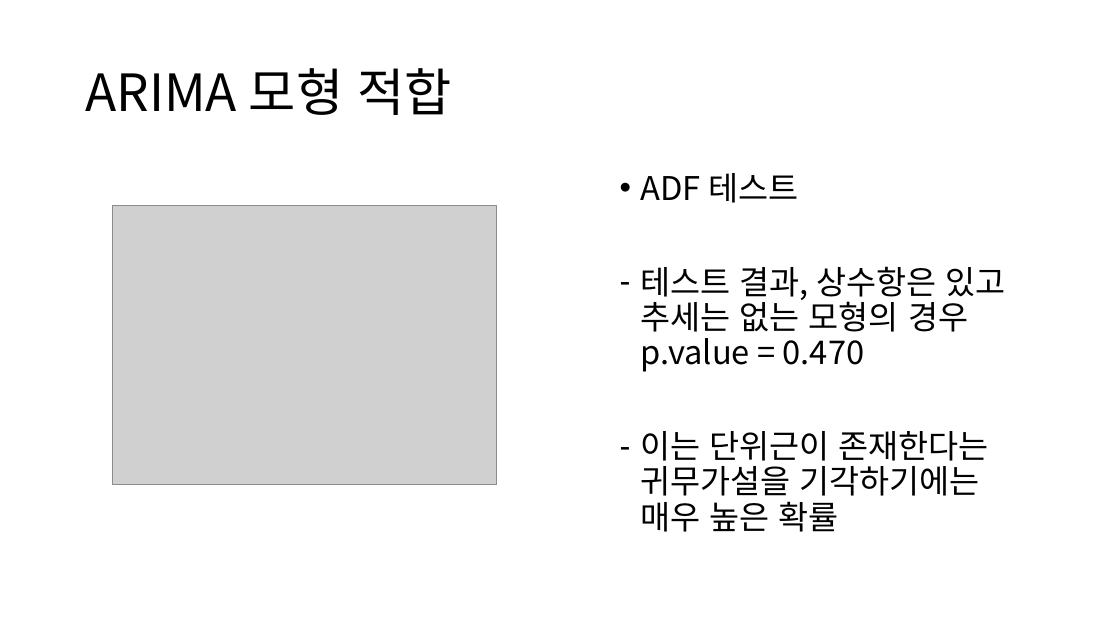
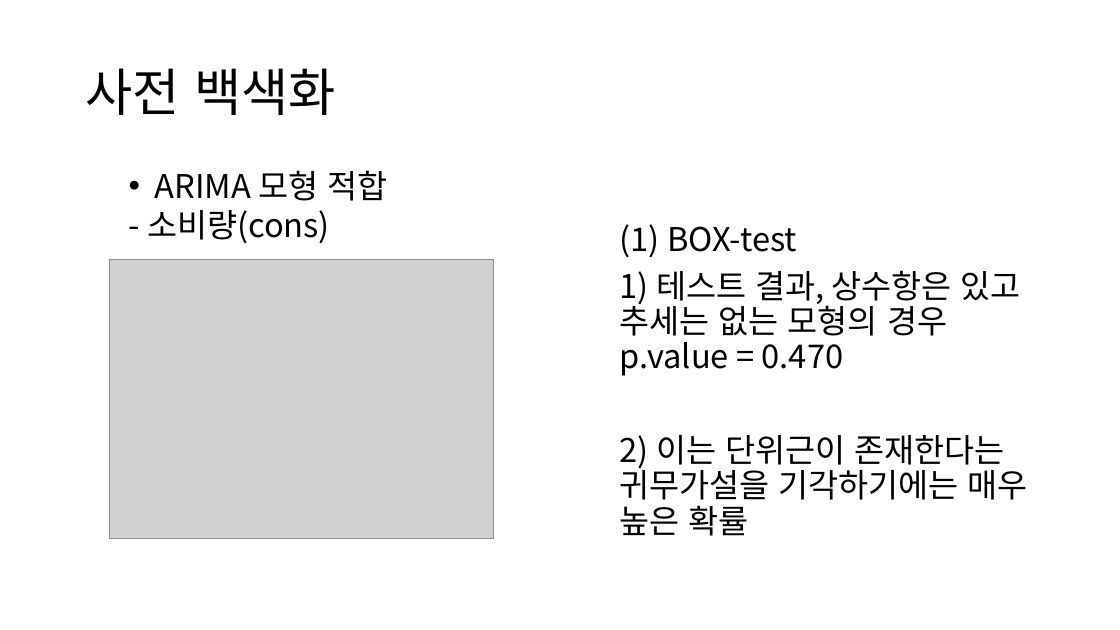
Before and after one commit to neverland251/MainProject, a slide deck: slide 8 of Project/DataMining/ARIMAX_Project/아이스크림 판매량 예측/아이스크림을 왜 먹을까.pptx. Drawn at 1120x630 pixels with LibreOffice and Linux fonts; fonts in the diff are those of the drawing; grey boxes stand for pictures. Boxes give left, top, right and bottom in pixels: in the first picture for what was removed or moved away, otherwise in the second. Text is boxed around its words. In the diff, an @@ line names an element or a change of style, - is before the commit and + after.

Commit message:
update ARIMAX

```diff
--- a/Project/DataMining/ARIMAX_Project/아이스크림 판매량 예측/아이스크림을 왜 먹을까.pptx
+++ b/Project/DataMining/ARIMAX_Project/아이스크림 판매량 예측/아이스크림을 왜 먹을까.pptx
@@ title at [85,68,336,115]: text changed @@
-ARIMA 모형 적합
+사전 백색화
@@ text added at [147,170,388,243], 28 pt, text #000000 @@
+• ARIMA 모형 적합
+- 소비량(cons)
@@ text at [620,224,1028,536]: text changed @@
-• ADF 테스트
-– 테스트 결과, 상수항은 있고 추세는 없는 모형의 경우 p.value = 0.470
-– 이는 단위근이 존재한다는 귀무가설을 기각하기에는 매우 높은 확률
+(1) BOX-test
+1) 테스트 결과, 상수항은 있고 추세는 없는 모형의 경우 p.value = 0.470
+2) 이는 단위근이 존재한다는 귀무가설을 기각하기에는 매우 높은 확률
@@ picture: place and size @@
-picture at [113,206,497,485]
+picture at [109,260,493,539]
```
Also in this commit, not shown: 16 other slides changed, 1 other file.
